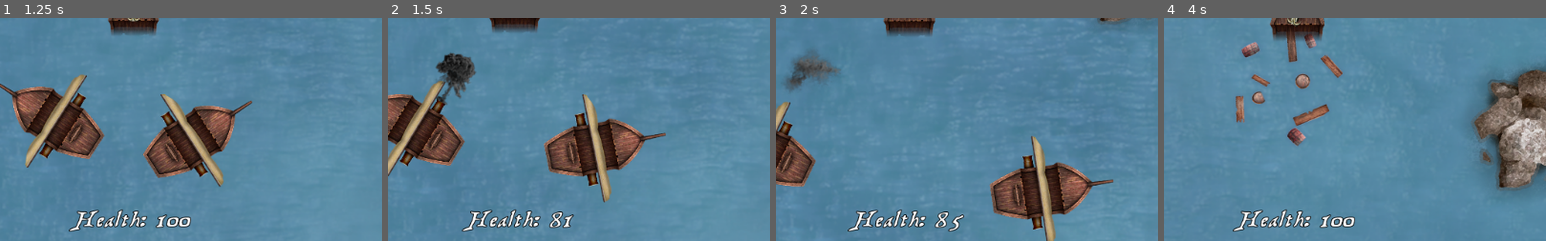
Above: before the commit, frames 1-4 (left to right).
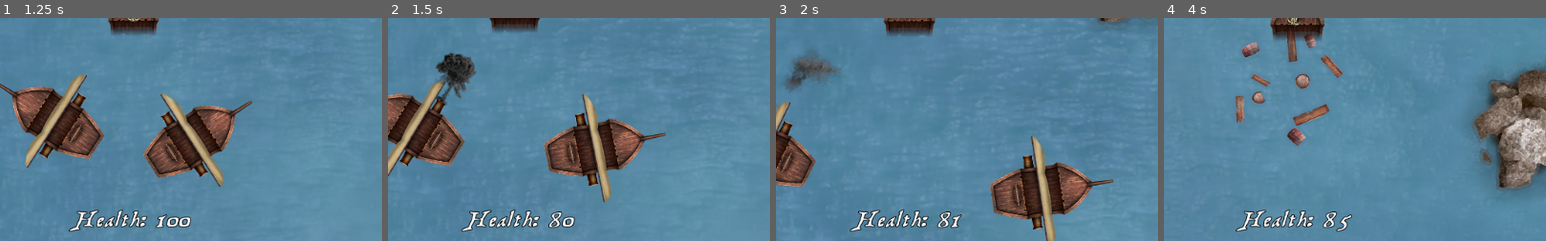
Above: after the commit, the same moments.

Repository: HedgeLizards/grappling
Game: Godot game, scene res://scenes/Menu.tscn
The game is run twice, just before and just after one commit, with the same random seed, the same clock (stepped at 60 frames per second) and the same inputs. Sound files missing from this copy of the repository are replaced by a short silence.
Inputs (mouse positions are % of the whole screen's width and height, from its top left):
- Up to frame 1 (1.25 s): click "Yarrr!" at 0.5 s
- Up to frame 2 (1.5 s): move the mouse to (72, 45) at 1.27 s; hold D (right) from 1.28 s (still down); tap X (slow) at 1.35 s; click (72, 45) at 1.42 s
- Up to frame 3 (2 s): keep holding D (right)
- Up to frame 4 (4 s): move the mouse to (30, 55) at 2.02 s; release D (right) at 2.03 s; hold Down (down) 2.03-2.78 s; tap X (slow) at 2.1, 2.85, 3.6 s; move the mouse to (60, 28) at 2.77 s; hold D (right) 2.78-3.53 s; move the mouse to (45, 70) at 3.52 s; hold W (up) from 3.53 s (still down); click (45, 70) at 3.67 s
The pictures show only the part of the screen within x 32-82%, y 49-99%; the shares and areas given below are measured in that part.

Frame 1 is identical in both runs. In frame 2, 1.1% of the frame differs, in the area x 19-49%, y 85-96%; in frame 3, 1.5%; in frame 4, 1.6%, in the area x 18-50%, y 85-96%.

Commit message:
Update Player.gd
Made health regeneration lower (half)

Diff:
--- a/scripts/Player.gd
+++ b/scripts/Player.gd
@@ -2,7 +2,7 @@
 
 const MAX_HEALTH = 100 # I modified this value: 25 to 100. - Milan
 const MAX_SPEED = 1500
-const ACCELERATION = 200
+const ACCELERATION = 200 # I modified this value: 75 to 200. - Milan
 const DAMPING = 25
 
 var velocity = Vector2(0, -250)
@@ -109,8 +109,7 @@
 		$Harpoon.global_rotation = hook_rope.points[0].angle_to_point(hook_rope.points[1]) - 0.5 * PI
 
 	#  I modified this code: delta * 4 because health was increased from 25 t0 100. - Milan
-	self.health = min(self.health + delta * 4, MAX_HEALTH)
-	self.health = max(0, self.health + delta * 4);
+	self.health = min(self.health + delta * 2, MAX_HEALTH)
 
 	# I added this line of code to show health in the UI. - Milan
 	if $"../User Interface/Health Label".visible == true:
@@ -131,6 +130,7 @@
 			return
 		var wreck = preload("res://scenes/Wreck.tscn").instance()
 
+		# Show health as 0 in UI.
 		$"../User Interface/Health Label".text = "Health: " + str(0);
 
 		wreck.transform = transform
